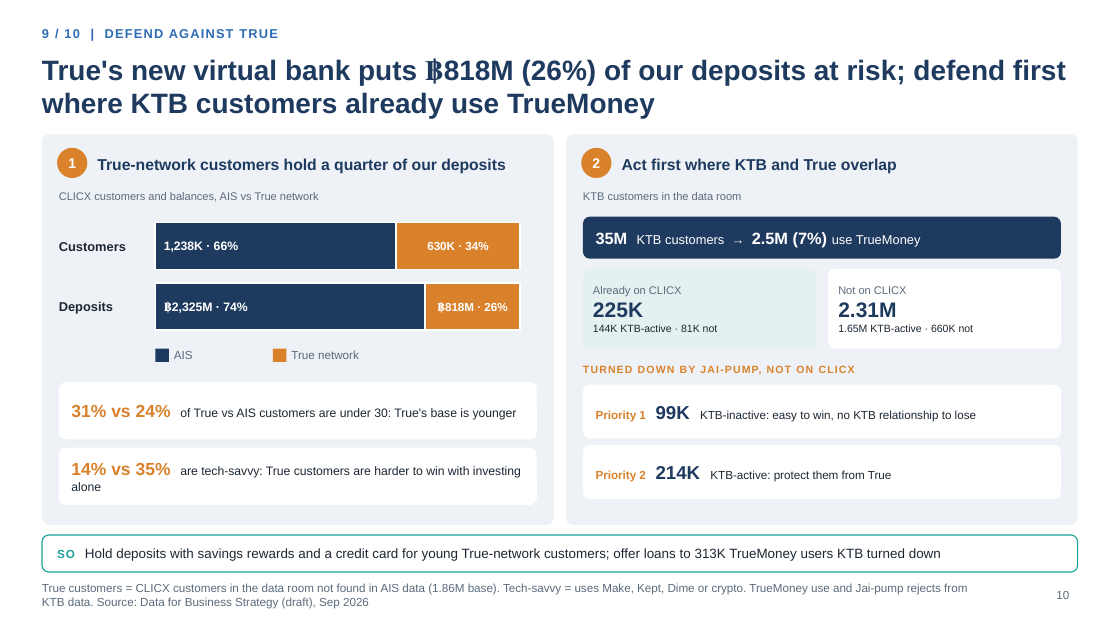
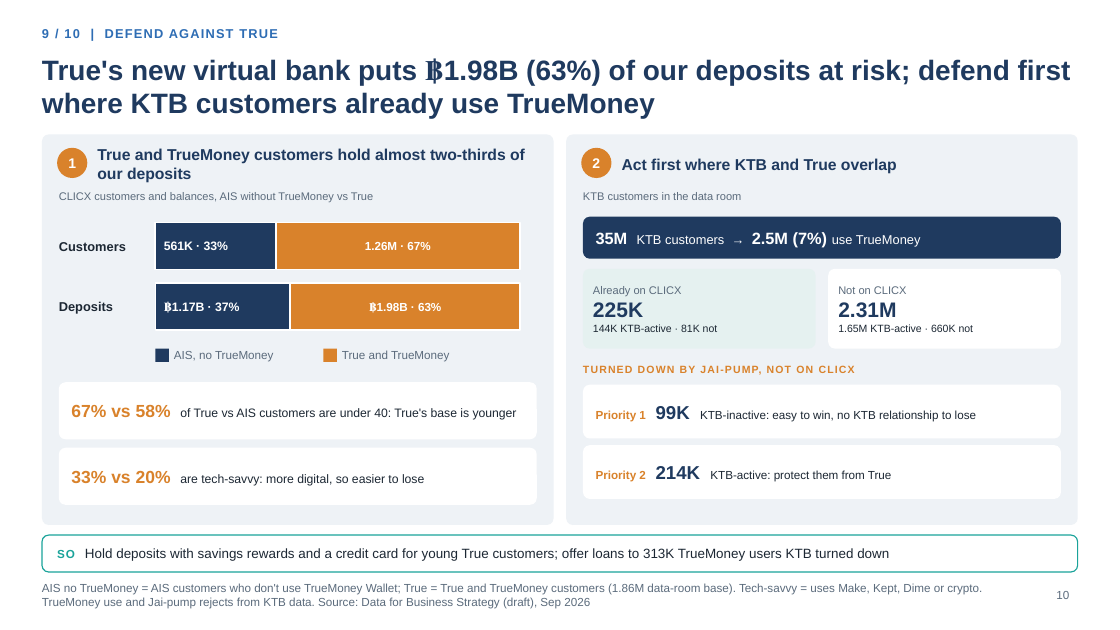
Before and after one commit to hweisim/claude_code, a slide deck: slide 10 of clicx_insights/CLICX_Storyline_v2.pptx. Drawn at 1120x630 pixels with LibreOffice and Linux fonts; fonts in the diff are those of the drawing; background and template pictures are left out. Boxes give left, top, right and bottom in pixels: in the first picture for what was removed or moved away, otherwise in the second. Text is boxed around its words. In the diff, an @@ line names an element or a change of style, - is before the commit and + after.

```diff
--- a/clicx_insights/CLICX_Storyline_v2.pptx
+++ b/clicx_insights/CLICX_Storyline_v2.pptx
@@ title at bbox=[42, 58, 1071, 118]: text changed @@
-True's new virtual bank puts ฿818M (26%) of our deposits at risk; defend first where KTB customers already use TrueMoney
+True's new virtual bank puts ฿1.98B (63%) of our deposits at risk; defend first where KTB customers already use TrueMoney
@@ text at bbox=[97, 148, 525, 183]: text changed @@
-True-network customers hold a quarter of our deposits
+True and TrueMoney customers hold almost two-thirds of our deposits
@@ text at bbox=[59, 192, 373, 202]: text changed @@
-CLICX customers and balances, AIS vs True network
+CLICX customers and balances, AIS without TrueMoney vs True
@@ rectangle: place and size @@
-rectangle at bbox=[155, 223, 396, 270]
+rectangle at bbox=[155, 223, 276, 270]
@@ rectangle: place and size @@
-rectangle at bbox=[396, 223, 520, 270]
+rectangle at bbox=[276, 223, 520, 270]
@@ text at bbox=[164, 241, 228, 250]: text changed @@
-1,238K · 66%
+561K · 33%
@@ text at bbox=[365, 242, 430, 250]: text changed @@
-630K · 34%
+1.26M · 67%
@@ rectangle: place and size @@
-rectangle at bbox=[155, 283, 425, 330]
+rectangle at bbox=[155, 283, 291, 330]
@@ rectangle: place and size @@
-rectangle at bbox=[425, 283, 520, 330]
+rectangle at bbox=[291, 283, 520, 330]
@@ text at bbox=[164, 301, 239, 313]: text changed @@
-฿2,325M · 74%
+฿1.17B · 37%
@@ text at bbox=[369, 302, 441, 313]: text changed @@
-฿818M · 26%
+฿1.98B · 63%
@@ text at bbox=[174, 351, 273, 362]: text changed @@
-AIS
+AIS, no TrueMoney
@@ rectangle: place and size @@
-rectangle at bbox=[273, 349, 287, 362]
+rectangle at bbox=[323, 349, 337, 362]
@@ text at bbox=[342, 350, 449, 362]: text changed @@
-True network
+True and TrueMoney
@@ text at bbox=[71, 405, 517, 420]: text changed @@
-31% vs 24% of True vs AIS customers are under 30: True's base is younger
+67% vs 58% of True vs AIS customers are under 40: True's base is younger
@@ text at bbox=[71, 471, 424, 486]: text changed @@
-14% vs 35% are tech-savvy: True customers are harder to win with investing alone
+33% vs 20% are tech-savvy: more digital, so easier to lose
@@ text at bbox=[57, 548, 889, 561]: text changed @@
-SO Hold deposits with savings rewards and a credit card for young True-network customers; offer loans to 313K TrueMoney users KTB turned down
+SO Hold deposits with savings rewards and a credit card for young True customers; offer loans to 313K TrueMoney users KTB turned down
@@ text at bbox=[42, 583, 982, 609]: text changed @@
-True customers = CLICX customers in the data room not found in AIS data (1.86M base). Tech-savvy = uses Make, Kept, Dime or crypto. TrueMoney use and Jai-pump rejects from KTB data. Source: Data for Business Strategy (draft), Sep 2026
+AIS no TrueMoney = AIS customers who don't use TrueMoney Wallet; True = True and TrueMoney customers (1.86M data-room base). Tech-savvy = uses Make, Kept, Dime or crypto. TrueMoney use and Jai-pump rejects from KTB data. Source: Data for Business Strategy (draft), Sep 2026
```
Also in this commit, not shown: 2 other slides changed, 2 other files.
